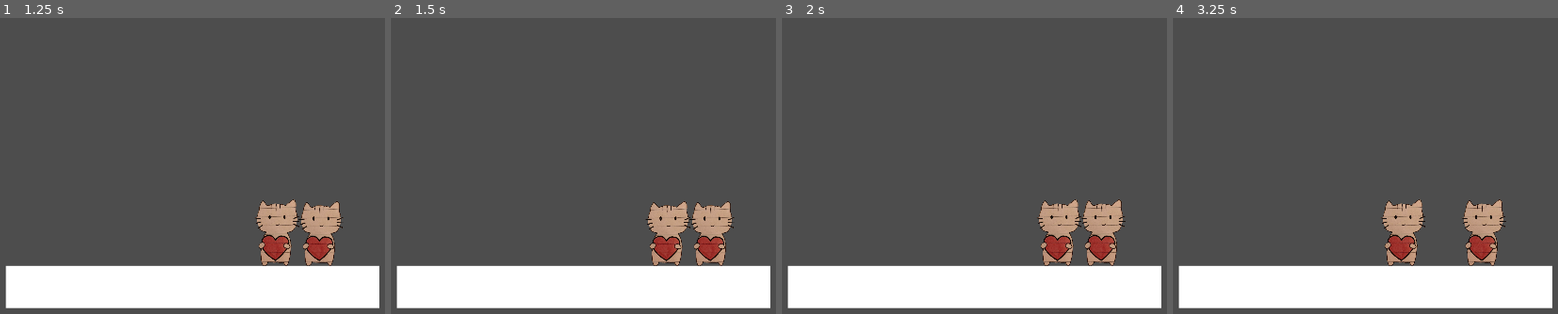
Above: before the commit, frames 1-4 (left to right).
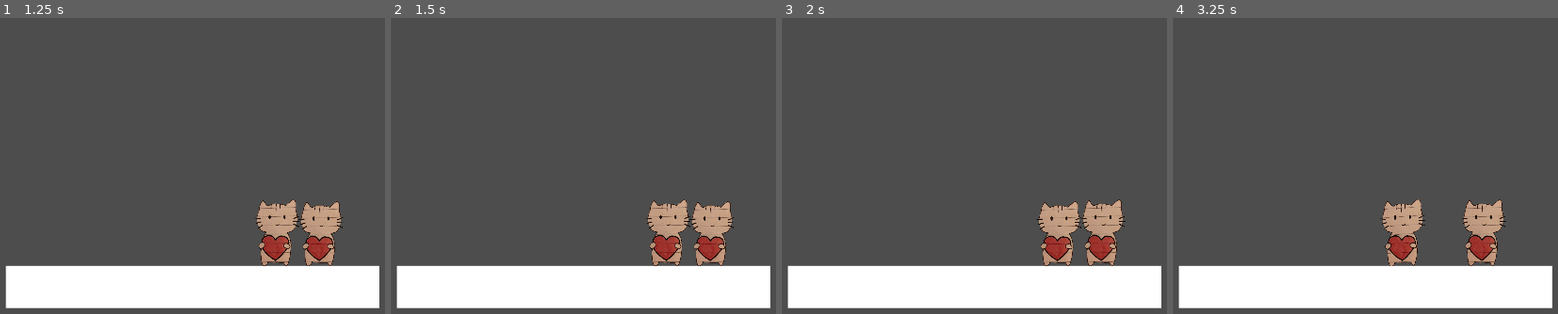
Above: after the commit, the same moments.

Repository: KidFast/Kitty-Kombat
Game: Godot game, scene res://Scenes/player_test.tscn
Same seed, same stepped clock (60 frames per second), same inputs: the game is played once before the commit and once after it. This scene is started directly instead of the project's main scene.
Inputs:
- Up to frame 1 (1.25 s): hold D (p1_right) from 0.53 s (still down); tap H (p1_heavy_attack, bound only after the commit) at 0.6 s; tap G (p1_light_attack, bound only after the commit) at 0.8 s
- Up to frame 2 (1.5 s): keep holding D (p1_right); tap G (p1_light_attack, bound only after the commit) at 1.35 s
- Up to frame 3 (2 s): keep holding D (p1_right); tap Keypad Enter (p2_heavy_attack, bound only after the commit) at 1.55 s
- Up to frame 4 (3.25 s): release D (p1_right) at 2.03 s; hold A (p1_left) 2.03-2.78 s; tap Keypad Enter (p2_heavy_attack, bound only after the commit) at 2.1 s; tap H (p1_heavy_attack, bound only after the commit) at 2.3 s; hold D (p1_right) from 2.78 s (still down); tap Left (p2_left) at 2.85 s; tap G (p1_light_attack, bound only after the commit) at 3.05 s

Frame 1 is identical in both runs. In frame 2, 0.5% of the frame differs, in the area x 66-78%, y 61-83%; in frame 3, 0.5%; in frame 4, 0.5%.

Commit message:
start of attack stuff

Diff:
--- a/kitty-kombat/Scenes/Player.tscn
+++ b/kitty-kombat/Scenes/Player.tscn
@@ -68,7 +68,7 @@
 scale = Vector2(0.473125, 0.52090913)
 sprite_frames = SubResource("SpriteFrames_glx4g")
 animation = &"walking_left"
-frame_progress = 0.44106737
+frame_progress = 0.72601324
 
 [node name="CollisionPolygon2D" type="CollisionPolygon2D" parent="."]
 polygon = PackedVector2Array(92, 568, 314, 569, 347, 459, 336, 334, 313, 289, 362, 278, 406, 173, 383, 99, 387, 11, 351, -2, 328, -1, 282, 35, 154, 35, 116, 5, 74, 9, 41, 144, 69, 290, 103, 297, 62, 393, 67, 490)
--- a/kitty-kombat/Scripts/player.gd
+++ b/kitty-kombat/Scripts/player.gd
@@ -41,6 +41,10 @@
 		await get_tree().create_timer(0.2).timeout
 		dashing = false
 
+func attack():
+
+	if Input.is_action_just_pressed("p%s_light_attack" % [player_number]):
+		animated_sprite.play("light_attack")
 #getting movement input
 func get_input():
 	if dashing:			#doesn't accept input while dashing
@@ -63,6 +67,7 @@
 	if Input.is_action_just_pressed("p%s_up" % [player_number]) and is_on_floor():
 		velocity.y = jump_velocity
 
+	attack()
 	dash()
 	get_input()
 	move_and_slide()
--- a/kitty-kombat/project.godot
+++ b/kitty-kombat/project.godot
@@ -121,6 +121,26 @@
 "events": [Object(InputEventKey,"resource_local_to_scene":false,"resource_name":"","device":-1,"window_id":0,"alt_press …(191 unchanged characters)…
 ]
 }
+p1_light_attack={
+"deadzone": 0.2,
+"events": [Object(InputEventKey,"resource_local_to_scene":false,"resource_name":"","device":-1,"window_id":0,"alt_pressed":false,"shift_pressed":false,"ctrl_pressed":false,"meta_pressed":false,"pressed":false,"keycode":0,"physical_keycode":71,"key_label":0,"unicode":103,"location":0,"echo":false,"script":null)
+]
+}
+p1_heavy_attack={
+"deadzone": 0.2,
+"events": [Object(InputEventKey,"resource_local_to_scene":false,"resource_name":"","device":-1,"window_id":0,"alt_pressed":false,"shift_pressed":false,"ctrl_pressed":false,"meta_pressed":false,"pressed":false,"keycode":0,"physical_keycode":72,"key_label":0,"unicode":104,"location":0,"echo":false,"script":null)
+]
+}
+p2_light_attack={
+"deadzone": 0.2,
+"events": [Object(InputEventKey,"resource_local_to_scene":false,"resource_name":"","device":-1,"window_id":0,"alt_pressed":false,"shift_pressed":false,"ctrl_pressed":false,"meta_pressed":false,"pressed":false,"keycode":0,"physical_keycode":4194436,"key_label":0,"unicode":0,"location":0,"echo":false,"script":null)
+]
+}
+p2_heavy_attack={
+"deadzone": 0.2,
+"events": [Object(InputEventKey,"resource_local_to_scene":false,"resource_name":"","device":-1,"window_id":0,"alt_pressed":false,"shift_pressed":false,"ctrl_pressed":false,"meta_pressed":false,"pressed":false,"keycode":0,"physical_keycode":4194310,"key_label":0,"unicode":0,"location":0,"echo":false,"script":null)
+]
+}
 
 [physics]
 
